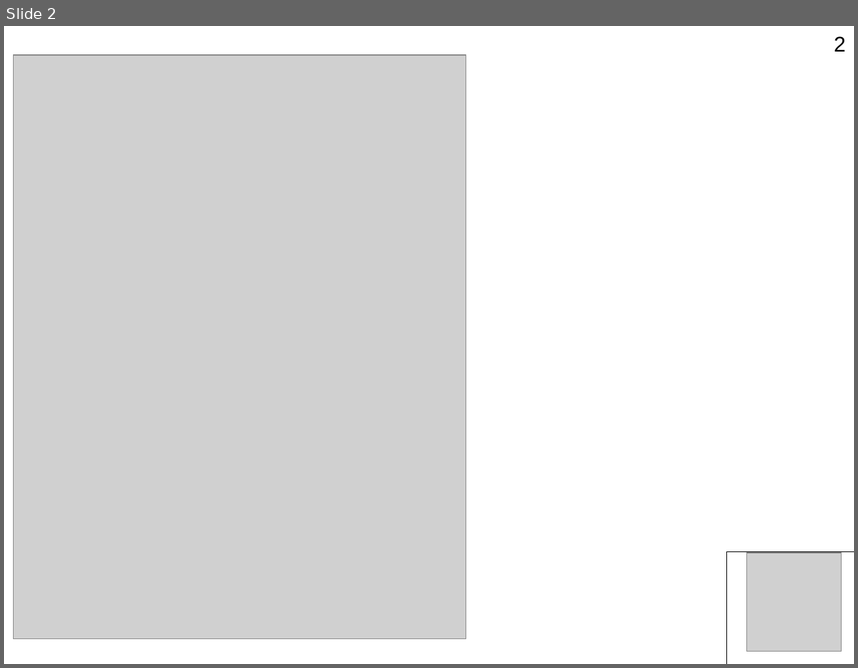
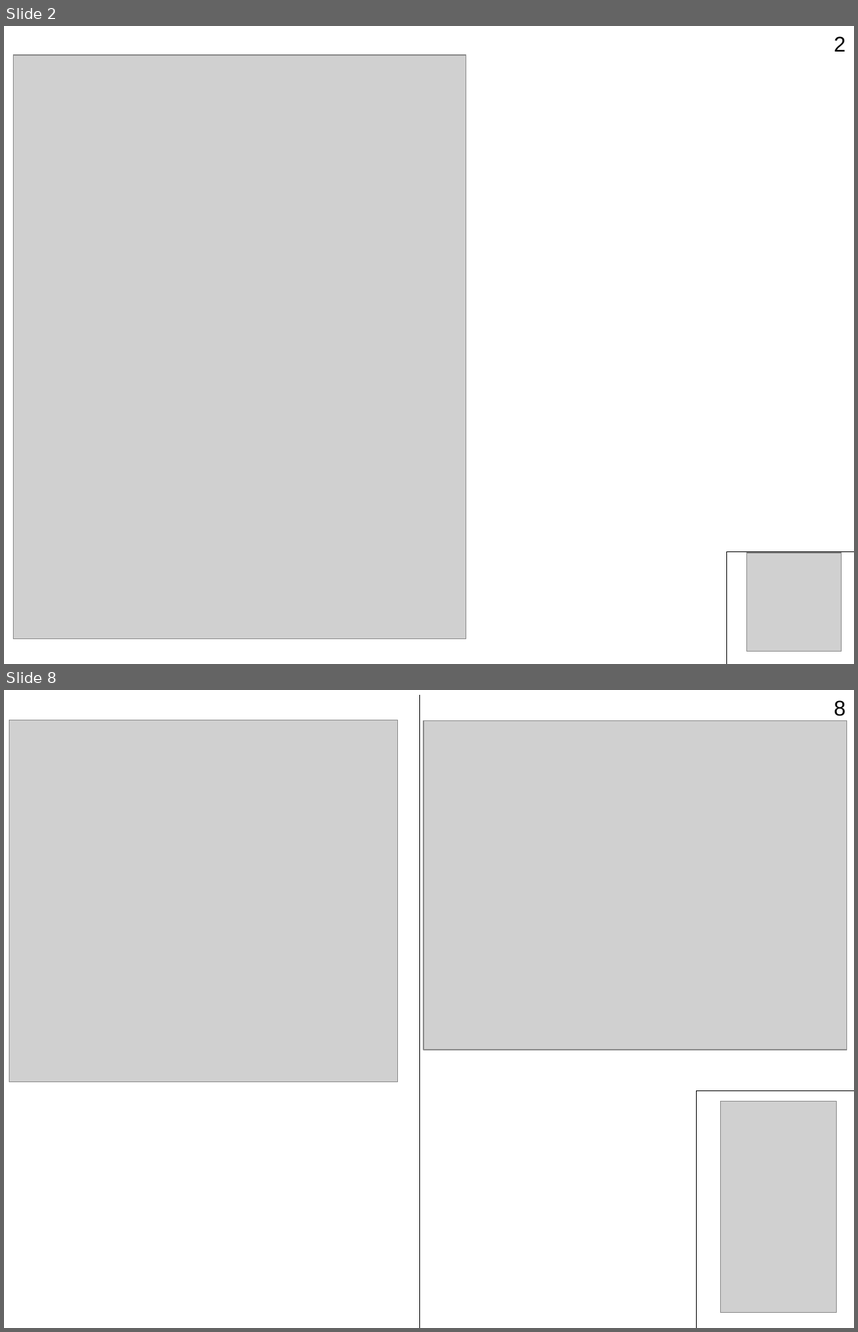
Before and after one commit to Jenyay/modelling, a slide deck: python language/presentations/11. Modules.odp. Shown one above the other, each under a label of ours: slide 2 before the commit, slides 2 and 8 after it; the slides between them are not shown. The pictures are 858x668 and 858x1332 pixels, drawn with LibreOffice and Linux fonts; fonts in the diff are those of the drawing; grey boxes stand for pictures. Boxes give left, top, right and bottom in pixels: in the first picture for what was removed or moved away, otherwise in the second. Text is boxed around its words. In the diff, an @@ line names an element or a change of style, - is before the commit and + after.

```diff
--- a/python language/presentations/11. Modules.odp
+++ b/python language/presentations/11. Modules.odp
@@ slide 8 added at bbox=[4, 690, 854, 1328], background #FFFFFF; not listed: 1 template element that a slide beside it also shows @@
@@ line added from (419, 695) to (419, 1328), #000000 0 pt @@
@@ picture added at bbox=[9, 720, 397, 1082] @@
@@ picture added at bbox=[424, 720, 847, 1049] @@
@@ line added from (696, 1090) to (854, 1090), #000000 0 pt @@
@@ line added from (696, 1090) to (696, 1328), #000000 0 pt @@
@@ picture added at bbox=[721, 1101, 836, 1312] @@
```
Also in this commit, not shown: 7 other slides added, 22 other files.
